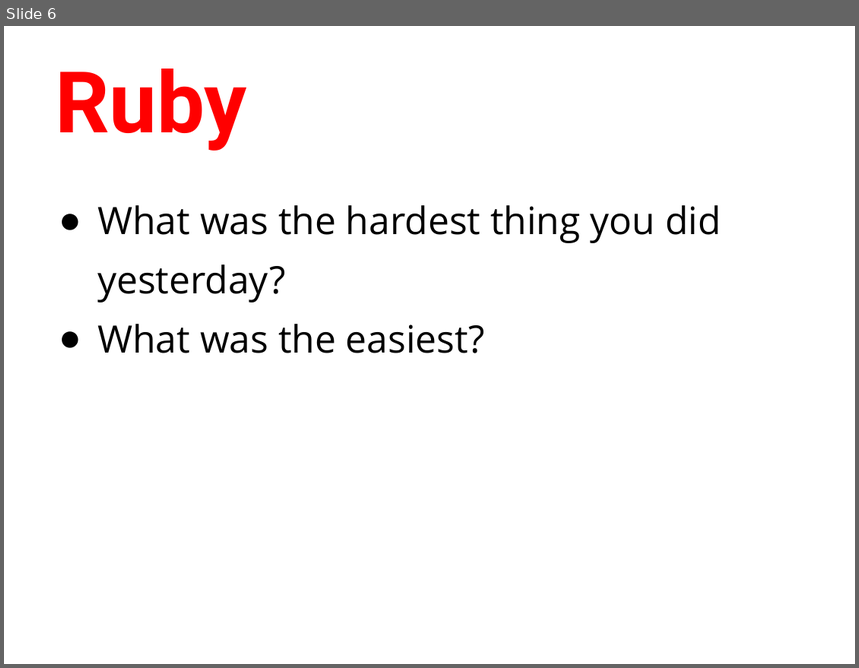
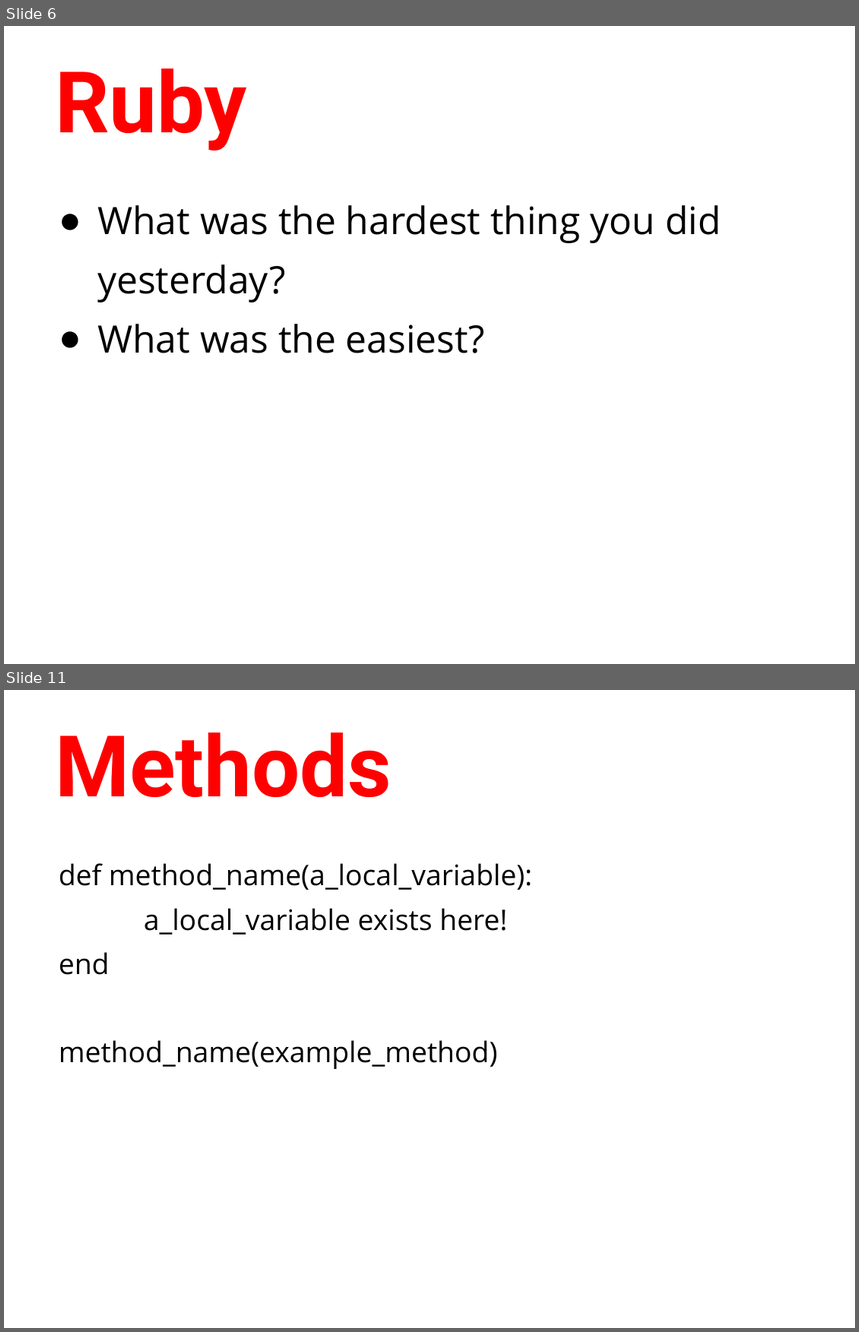
Before and after one commit to humanitiesprogramming/slides, a slide deck: day2-review.pptx. Shown one above the other, each under a label of ours: slide 6 before the commit, slides 6 and 11 after it; the slides between them are not shown. The pictures are 859x668 and 859x1332 pixels, drawn with LibreOffice and Linux fonts; fonts in the diff are those of the drawing. Boxes give left, top, right and bottom in pixels: in the first picture for what was removed or moved away, otherwise in the second. Text is boxed around its words. In the diff, an @@ line names an element or a change of style, - is before the commit and + after.

Commit message:
adds user class example

```diff
--- a/day2-review.pptx
+++ b/day2-review.pptx
@@ slide 11 added at (x1=4, y1=690, x2=855, y2=1328), background #FFFFFF @@
@@ title added at (x1=55, y1=733, x2=392, y2=797), 72 pt, text #FF0000, bold @@
+Methods
@@ text added at (x1=59, y1=863, x2=532, y2=1069), 24 pt, text #000000 @@
+def method_name(a_local_variable):
+a_local_variable exists here!
+end
+method_name(example_method)
```
Also in this commit, not shown: 2 slides changed, 4 other slides added, 5 other files.
